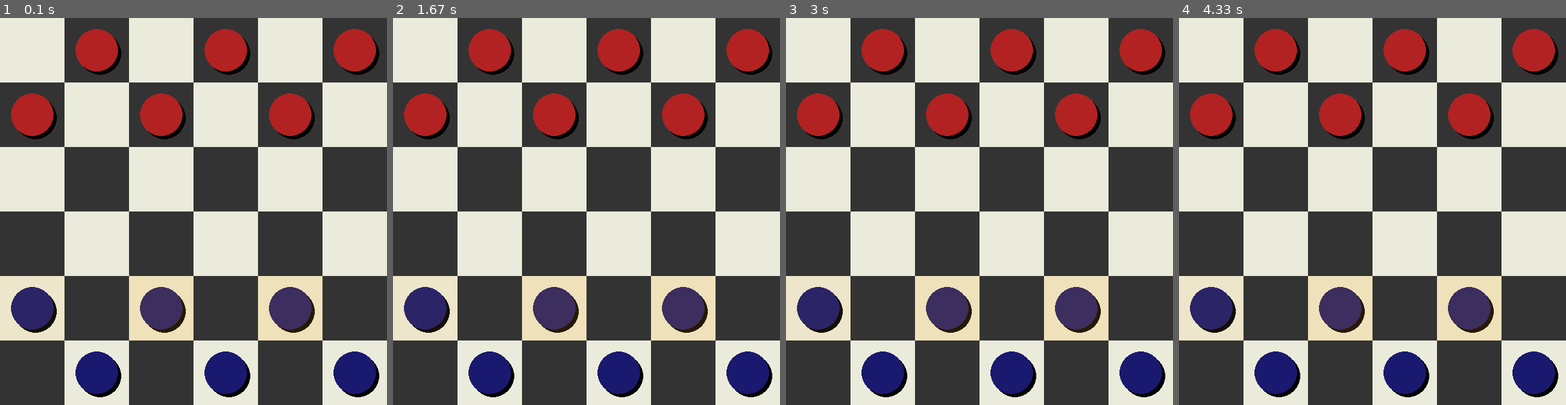
Above: before the commit, frames 1-4 (left to right).
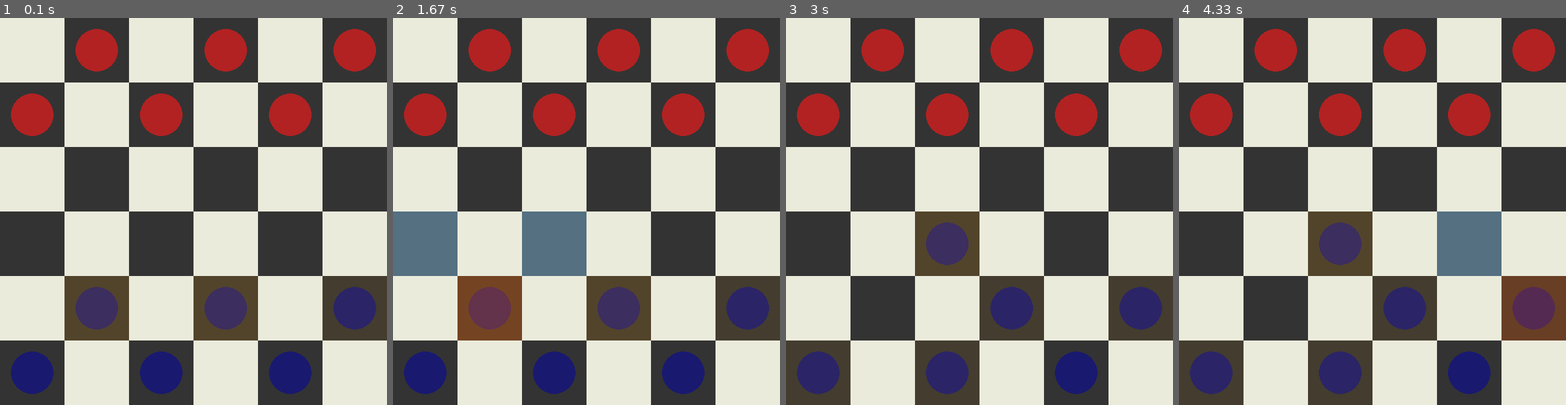
Above: after the commit, the same moments.

Repository: kibria30/minicheckers_pygame
Game: pygame game, started from main.py
Two runs of this game, one before a commit and one after it. Both use one fixed random seed, a clock stepped at 60 frames per second and the inputs below.
Inputs (mouse positions are in pixels of both pictures, inside the frame that each line leads up to):
- Up to frame 1 (0.1 s): no input
- Up to frame 2 (1.67 s): click (586, 211) at 0.38 s; click (625, 296) at 0.72 s; click (466, 304) at 1.08 s
- Up to frame 3 (3 s): click (979, 257) at 1.88 s
- Up to frame 4 (4.33 s): click (1507, 312) at 3.28 s

The runs differ from the first frame. In frame 1, 20% of the frame differs, in the area x 2-98%, y 5-98%; in frame 2, 25%, in the area x 0-98%, y 5-98%; in frame 3, 18%; in frame 4, 23%.

Commit message:
move back to a previous version for a mojor mistake

Diff:
--- a/main.py
+++ b/main.py
@@ -1,109 +1,93 @@
 import pygame
 from pygame import Color
 
-# Initialize Pygame
 pygame.init()
 
-# Constants
 WIDTH, HEIGHT = 600, 600
-ROWS, COLS = 6, 6
-SQUARE_SIZE = WIDTH // COLS
+ROWS, COLS = 6,6
+SQUARE_SIZE = WIDTH/COLS
 
-# Colors
 WHITE = Color(235, 235, 220)
 BLACK = (51, 51, 51)
 RED = (178, 34, 34)
 BLUE = (25, 25, 112)
 MOVABLE_PIECE = Color(255, 165, 0, 20)
-SELECTED_PIECE = Color(255, 69, 0, 50)
-VALID_MOVE = Color(135, 206, 250, 100)
-BACKGROUND_GRADIENT = (0, 0, 255)  # Blue gradient
+SELECTED_PIECE = Color(255, 69, 0, 50)  # Orange red with 50 alpha
+VALID_MOVE = Color(135, 206, 250, 100)   # Light sky blue with 100 alpha
 
-# Piece representation
+
 EMPTY = 0
 COM_PIECE = 1
 PLAYER_PIECE = 2
 COM_KING = 3
 PLAYER_KING = 4
 
-# Initialize the board
 board = [
     [EMPTY, COM_PIECE, EMPTY, COM_PIECE, EMPTY, COM_PIECE],
     [COM_PIECE, EMPTY, COM_PIECE, EMPTY, COM_PIECE, EMPTY],
     [EMPTY, EMPTY, EMPTY, EMPTY, EMPTY, EMPTY],
     [EMPTY, EMPTY, EMPTY, EMPTY, EMPTY, EMPTY],
-    [PLAYER_PIECE, EMPTY, PLAYER_PIECE, EMPTY, PLAYER_PIECE, EMPTY],
-    [EMPTY, PLAYER_PIECE, EMPTY, PLAYER_PIECE, EMPTY, PLAYER_PIECE]
+    [EMPTY, PLAYER_PIECE, EMPTY, PLAYER_PIECE, EMPTY, PLAYER_PIECE],
+    [PLAYER_PIECE, EMPTY, PLAYER_PIECE, EMPTY, PLAYER_PIECE, EMPTY]
 ]
 
-# Set up the display
 screen = pygame.display.set_mode((WIDTH, HEIGHT))
-pygame.display.set_caption("Mini Checkers")
+pygame.display.set_caption("Mini checkers")
 
-# Game variables
 PLAYER_TURN = True
 selected_piece = None
 movable_pieces = []
 valid_move = []
 
-# Draw gradient background
-def draw_gradient_background():
-    for y in range(HEIGHT):
-        color = (int(255 * (y / HEIGHT)), int(255 * (y / HEIGHT)), 255)  # Blue gradient
-        pygame.draw.line(screen, color, (0, y), (WIDTH, y))
-
-# Draw the board
 def draw_board():
     for row in range(ROWS):
         for col in range(COLS):
-            color = WHITE if (row + col) % 2 == 0 else BLACK
-            pygame.draw.rect(screen, color, (col * SQUARE_SIZE, row * SQUARE_SIZE, SQUARE_SIZE, SQUARE_SIZE))
+            color = BLACK if (row+col)%2 else WHITE
+            pygame.draw.rect(screen, color, pygame.Rect(col * SQUARE_SIZE, row * SQUARE_SIZE, SQUARE_SIZE, SQUARE_SIZE))
 
-# Draw pieces with shadows
 def draw_pieces():
     for row in range(ROWS):
         for col in range(COLS):
             piece = board[row][col]
             if piece != EMPTY:
-                # Draw shadow
-                shadow_offset = 5
-                shadow_color = (0, 0, 0, 100)
-                pygame.draw.circle(screen, shadow_color, (col * SQUARE_SIZE + SQUARE_SIZE // 2 + shadow_offset, row * SQUARE_SIZE + SQUARE_SIZE // 2 + shadow_offset), SQUARE_SIZE // 3)
+                if piece == COM_PIECE:
+                    color = RED
+                elif piece == PLAYER_PIECE:
+                    color = BLUE
+                pygame.draw.circle(screen, color, [col*SQUARE_SIZE+(SQUARE_SIZE//2), row*SQUARE_SIZE+(SQUARE_SIZE//2)], SQUARE_SIZE//3)
+                # if piece == COM_KING or piece == PLAYER_KING:
+                #     pygame.draw.circle(screen, WHITE, (col * SQUARE_SIZE + SQUARE_SIZE // 2, row * SQUARE_SIZE + SQUARE_SIZE // 2), SQUARE_SIZE // 6)
 
-                # Draw piece
-                if piece == COM_PIECE or piece == COM_KING:
-                    color = RED
-                elif piece == PLAYER_PIECE or piece == PLAYER_KING:
-                    color = BLUE
-                pygame.draw.circle(screen, color, (col * SQUARE_SIZE + SQUARE_SIZE // 2, row * SQUARE_SIZE + SQUARE_SIZE // 2), SQUARE_SIZE // 3)
+# def draw_king():
+#     pygame.draw.polygon(screen, (0, 255, 0), [[15, 75], [25,50], [35,62], [45, 37], [55,62], [65, 50], [75, 75]])
 
-# Draw highlights for movable pieces, selected piece, and valid moves
 def draw_highlights():
-    # Movable pieces
+    # Create a surface for movable pieces highlight
     movable_highlight = pygame.Surface((SQUARE_SIZE, SQUARE_SIZE), pygame.SRCALPHA)
     movable_highlight.fill(MOVABLE_PIECE)
+
+    # Draw movable pieces highlight
     for (row, col) in movable_pieces:
         screen.blit(movable_highlight, (col * SQUARE_SIZE, row * SQUARE_SIZE))
 
-    # Selected piece
+    # Draw selected piece highlight
     if selected_piece:
         row, col = selected_piece
         selected_highlight = pygame.Surface((SQUARE_SIZE, SQUARE_SIZE), pygame.SRCALPHA)
         selected_highlight.fill(SELECTED_PIECE)
         screen.blit(selected_highlight, (col * SQUARE_SIZE, row * SQUARE_SIZE))
 
-    # Valid moves
+    # Draw valid moves highlight
     for (row, col) in valid_move:
         valid_highlight = pygame.Surface((SQUARE_SIZE, SQUARE_SIZE), pygame.SRCALPHA)
         valid_highlight.fill(VALID_MOVE)
         screen.blit(valid_highlight, (col * SQUARE_SIZE, row * SQUARE_SIZE))
 
-# Get row and column from mouse position
+
 def get_row_col_from_mouse(pos):
-    x, y = pos
-    return int(y // SQUARE_SIZE), int(x // SQUARE_SIZE)
+    x ,y = pos
+    return int(y//SQUARE_SIZE), int(x//SQUARE_SIZE)
 
-# Get movable pieces for the player
 def get_movable_pieces():
     global movable_pieces
     movable_pieces = []
@@ -117,29 +101,48 @@
                     if col < COLS - 1 and board[row - 1][col + 1] == EMPTY:
                         movable_pieces.append((row, col))
 
-# Handle player moves
+
+def computerPlay():
+    global PLAYER_TURN
+    print("Now computer's turn")
+    PLAYER_TURN = True
+    print("from comPlay, player Turn: ", PLAYER_TURN)
+    return
+
+
+
 def playerPlay(event):
-    global PLAYER_TURN, selected_piece, valid_move
+    global PLAYER_TURN, selected_piece, valid_move, movable_pieces
+    print("from player play, turn: ",PLAYER_TURN)
+
     if event.type == pygame.MOUSEBUTTONDOWN:
         pos = pygame.mouse.get_pos()
         row, col = get_row_col_from_mouse(pos)
+        print(row, col)
         piece = board[row][col]
-
         if selected_piece:
             if (row, col) in valid_move:
                 board[row][col] = board[selected_piece[0]][selected_piece[1]]
                 board[selected_piece[0]][selected_piece[1]] = EMPTY
                 selected_piece = None
                 valid_move = []
-                PLAYER_TURN = False
+                PLAYER_TURN = False  # Switch to computer's turn
+
             elif piece == PLAYER_PIECE and (row, col) in movable_pieces:
-                 selected_piece = (row, col)
-                 valid_move = []
-                 if row > 0:
-                     if col > 0 and board[row - 1][col - 1] == EMPTY:
-                         valid_move.append((row - 1, col - 1))
-                     if col < COLS - 1 and board[row - 1][col + 1] == EMPTY:
-                         valid_move.append((row - 1, col + 1))
+                selected_piece = (row, col)
+                valid_move = []
+                if row > 0:
+                    if col > 0 and board[row - 1][col - 1] == EMPTY:
+                        valid_move.append((row - 1, col - 1))
+                    if col < COLS - 1 and board[row - 1][col + 1] == EMPTY:
+                        valid_move.append((row - 1, col + 1))
+                print("Valid moves:", valid_move)
+
+            # else:
+            #     selected_piece = None
+            #     valid_move = []
+
+
         else:
             if piece == PLAYER_PIECE and (row, col) in movable_pieces:
                 selected_piece = (row, col)
@@ -149,16 +152,11 @@
                         valid_move.append((row - 1, col - 1))
                     if col < COLS - 1 and board[row - 1][col + 1] == EMPTY:
                         valid_move.append((row - 1, col + 1))
+                print("Valid moves:", valid_move)
 
-# Handle computer moves (placeholder)
-def computerPlay():
-    global PLAYER_TURN
-    print("Computer's turn")
-    PLAYER_TURN = True
 
-# Main game loop
 def main():
-    global PLAYER_TURN
+    global PLAYER_TURN, movable_pieces
     run = True
     while run:
         for event in pygame.event.get():
@@ -167,17 +165,21 @@
 
             if PLAYER_TURN:
                 playerPlay(event)
+
             else:
                 computerPlay()
 
-        draw_gradient_background()
+
+
         draw_board()
         draw_pieces()
+        # draw_king()
         get_movable_pieces()
         draw_highlights()
         pygame.display.update()
 
     pygame.quit()
 
+
 if __name__ == "__main__":
     main()
